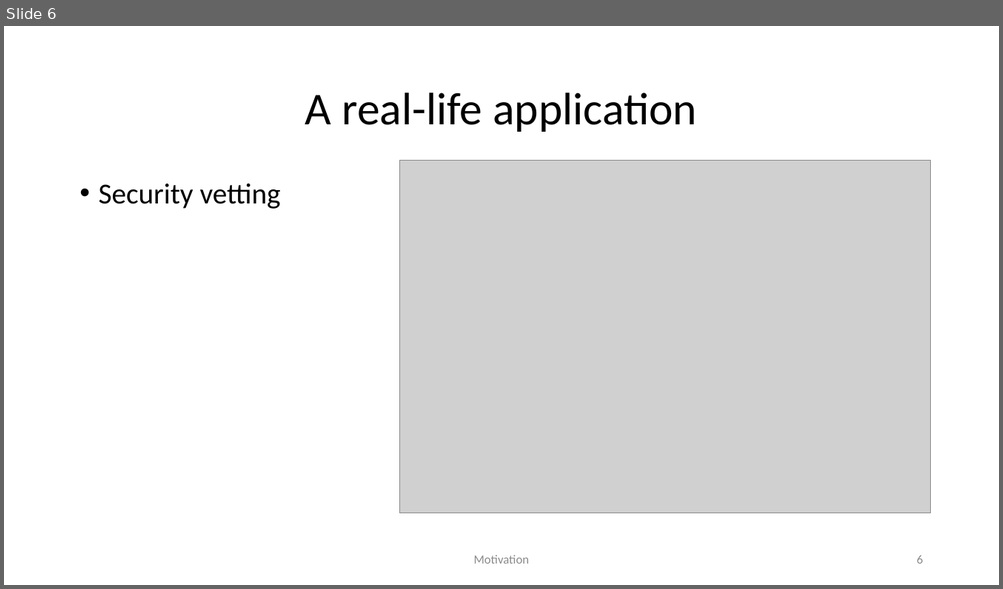
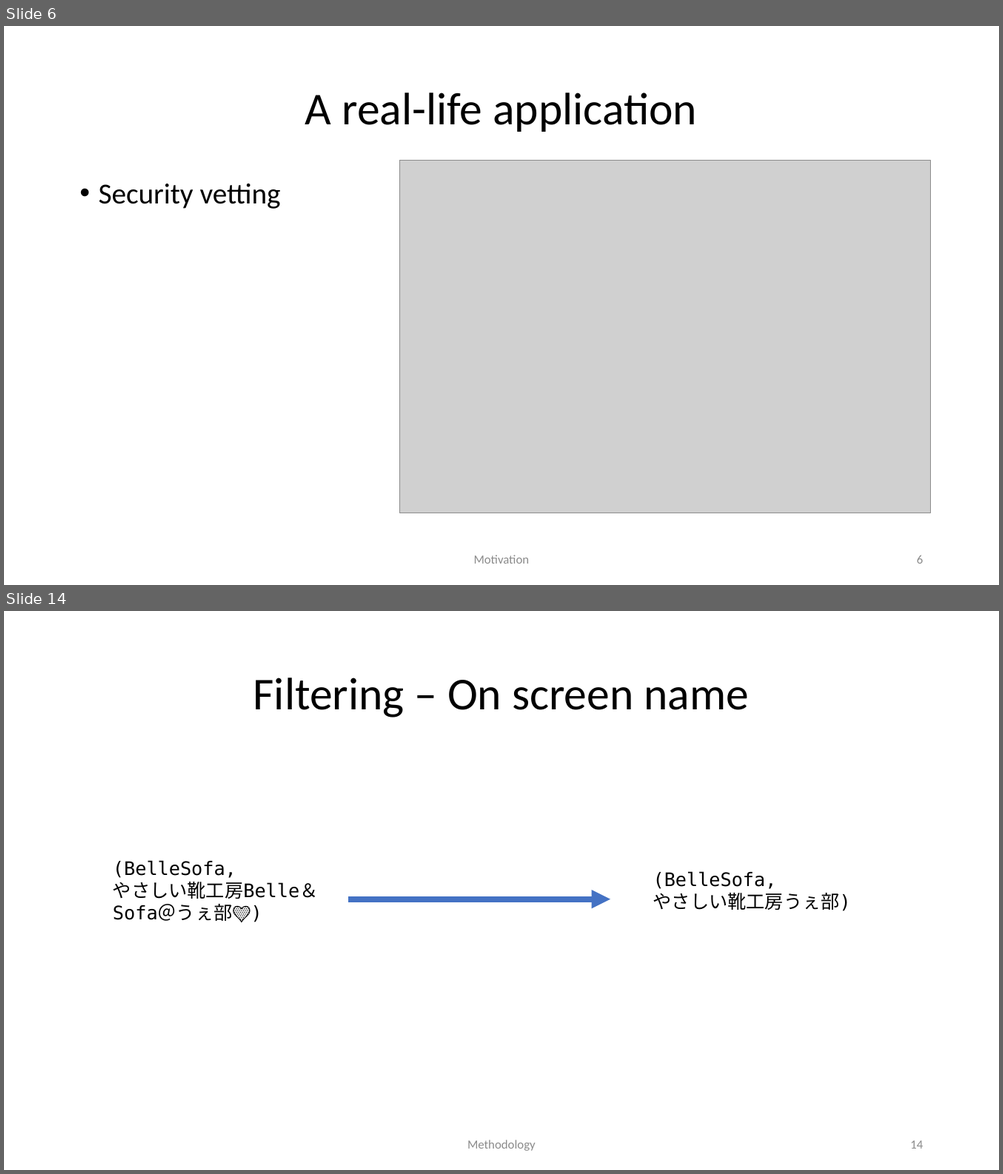
Before and after one commit to yu-greenland/name_transliteration, a slide deck: documents/actual presentation.pptx. Shown one above the other, each under a label of ours: slide 6 before the commit, slides 6 and 14 after it; the slides between them are not shown. The pictures are 1003x589 and 1003x1174 pixels, drawn with LibreOffice and Linux fonts; fonts in the diff are those of the drawing; grey boxes stand for pictures. Boxes give left, top, right and bottom in pixels: in the first picture for what was removed or moved away, otherwise in the second. Text is boxed around its words. In the diff, an @@ line names an element or a change of style, - is before the commit and + after.

```diff
--- a/documents/actual presentation.pptx
+++ b/documents/actual presentation.pptx
@@ slide 14 added at <box>4,611,999,1170</box>, background #FFFFFF @@
@@ title added at <box>253,678,748,718</box>, 44 pt, text #000000 @@
+Filtering – On screen name
@@ text added at <box>113,860,318,923</box>, 18 pt, text #000000 @@
+(BelleSofa,
+やさしい靴工房Belle＆Sofa＠うぇ部💛)
@@ text added at <box>653,871,851,911</box>, 18 pt, text #000000 @@
+(BelleSofa,
+やさしい靴工房うぇ部)
@@ arrow added from (348, 900) to (610, 900), #4472C4 6 pt @@
@@ text added at <box>467,1140,535,1151</box>, 12 pt, text #8C8C8C @@
+Methodology
@@ page number added at <box>910,1141,922,1149</box>, 12 pt, text #8C8C8C @@
+14
```
Also in this commit, not shown: 2 slides changed, 22 other slides added, 3 other files.
